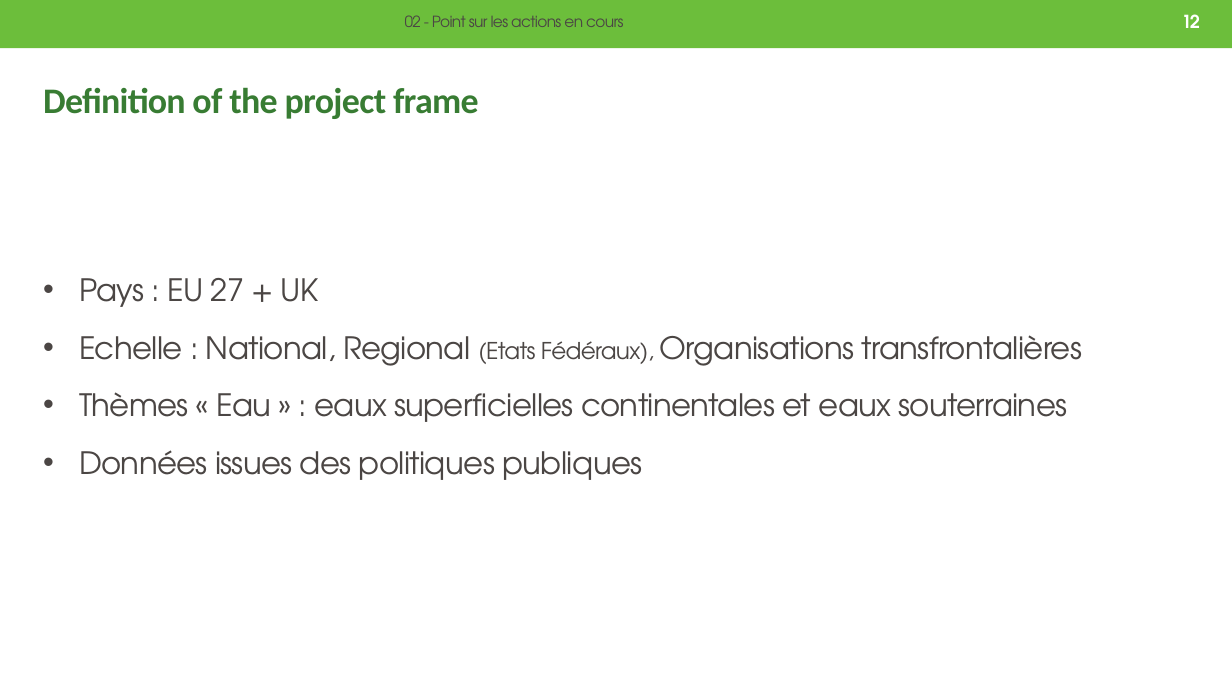
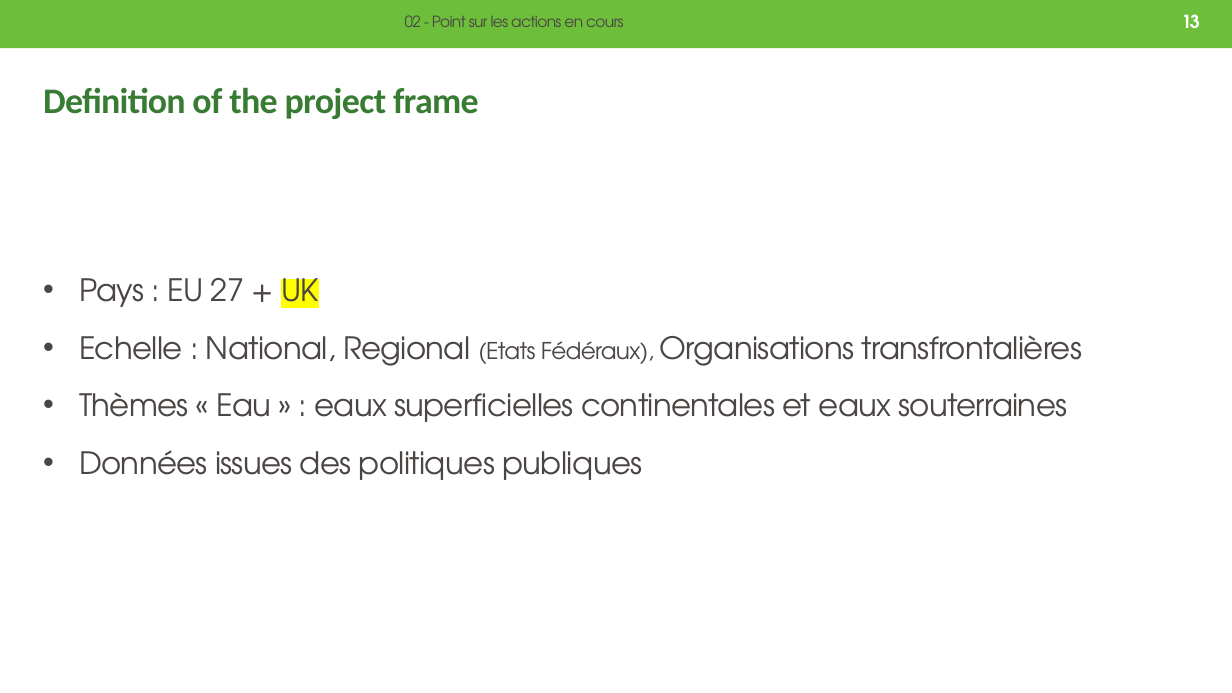
Before and after one commit to ndhuygelaere/fair-water-data-catalog, a slide deck: slide 13 of 20250509_lancement_fair_catalog.pptx (slide 12 before the commit). Drawn at 1232x693 pixels with LibreOffice and Linux fonts; fonts in the diff are those of the drawing; background and template pictures are left out. Boxes give left, top, right and bottom in pixels: in the first picture for what was removed or moved away, otherwise in the second. Text is boxed around its words. In the diff, an @@ line names an element or a change of style, - is before the commit and + after.

```diff
--- a/20250509_lancement_fair_catalog.pptx
+++ b/20250509_lancement_fair_catalog.pptx
@@ page number at <box>1182,14,1200,28</box>: text changed @@
-12
+13
@@ text at <box>79,269,319,316</box>: highlight none to #FFFF00 in "UK" @@
```
Also in this commit, not shown: 3 other slides changed, 1 slide added.
